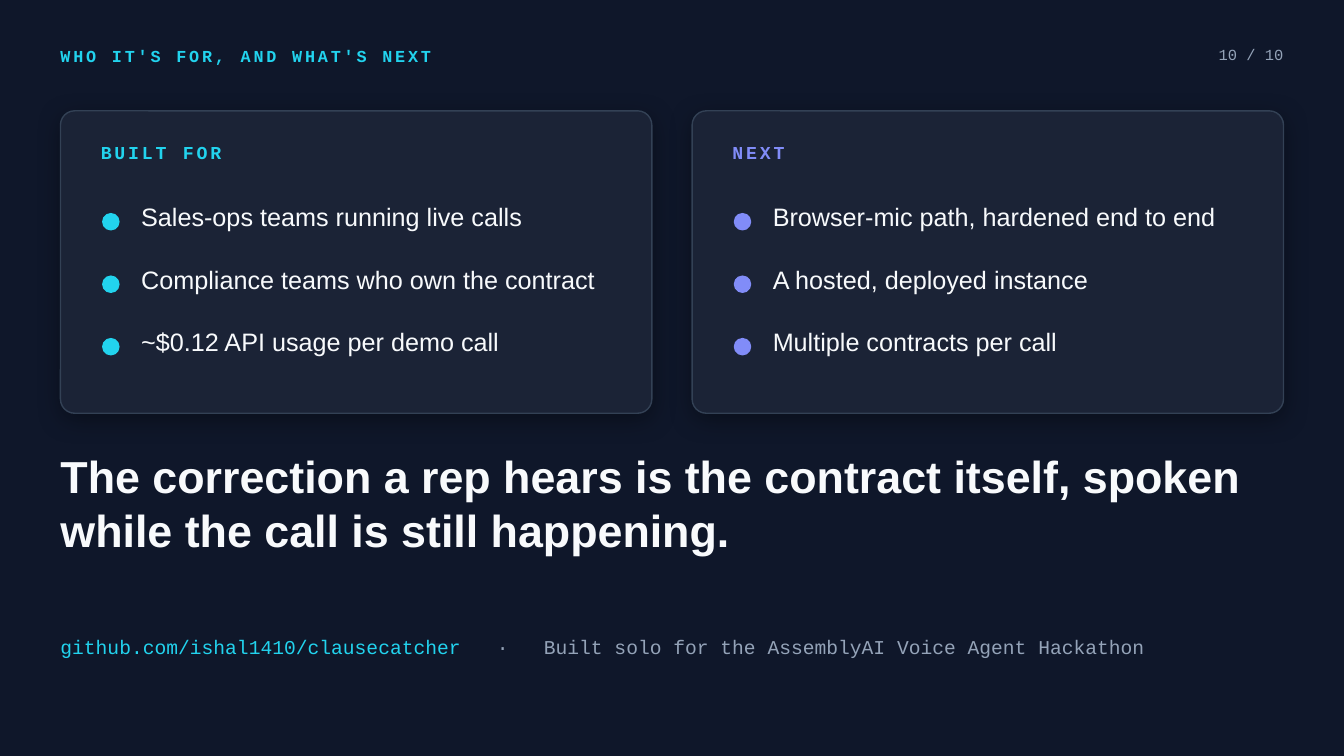
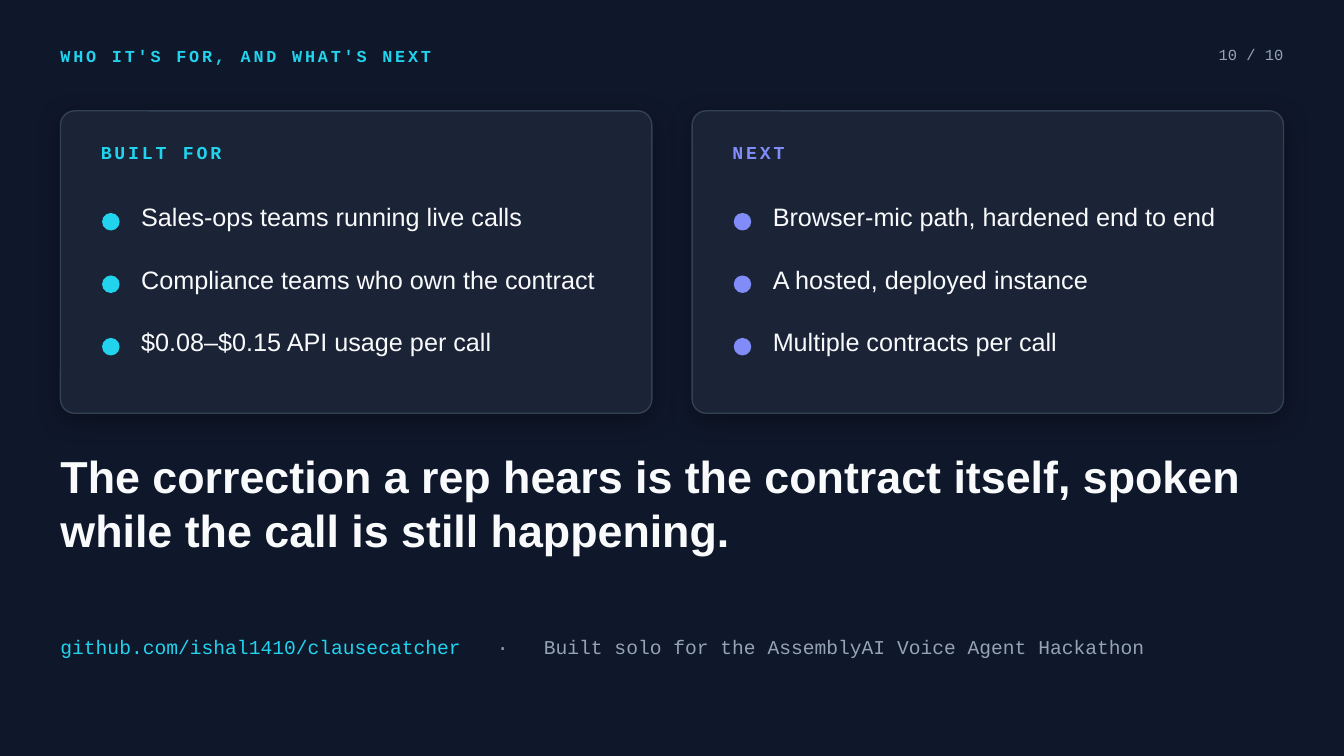
Before and after one commit to ishal1410/clausecatcher, a slide deck: slide 10 of docs/submission/ClauseCatcher.pptx. Drawn at 1344x756 pixels with LibreOffice and Linux fonts; fonts in the diff are those of the drawing. Boxes give left, top, right and bottom in pixels: in the first picture for what was removed or moved away, otherwise in the second. Text is boxed around its words. In the diff, an @@ line names an element or a change of style, - is before the commit and + after.

```diff
--- a/docs/submission/ClauseCatcher.pptx
+++ b/docs/submission/ClauseCatcher.pptx
@@ text at [141,332,491,357]: text changed @@
-~$0.12 API usage per demo call
+$0.08–$0.15 API usage per call
```
Also in this commit, not shown: 2 other slides changed, 13 other files.
